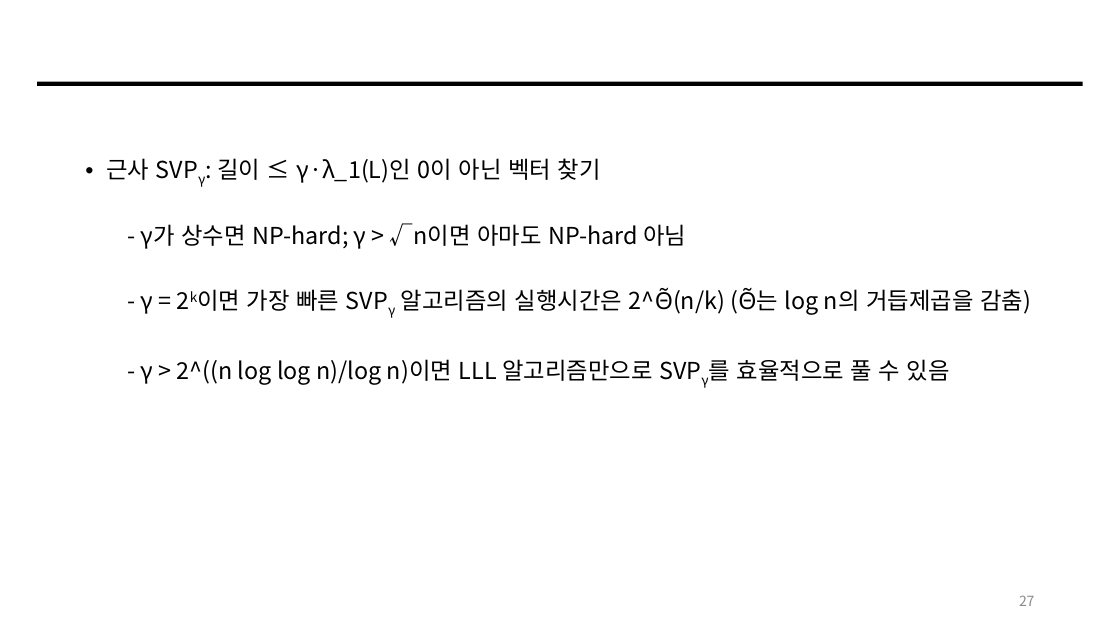
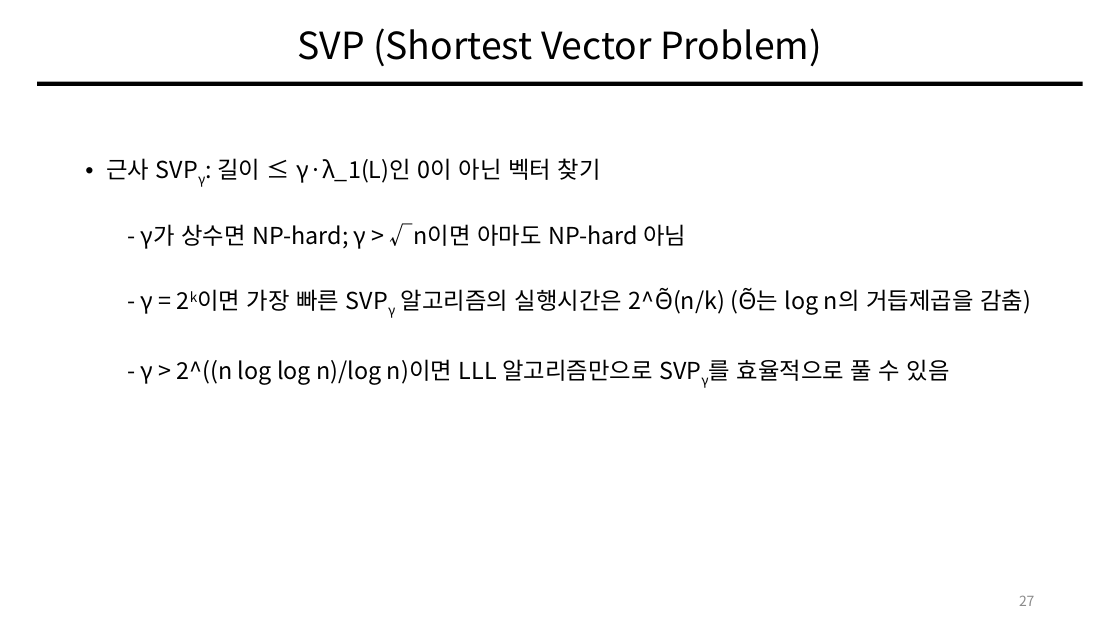
Before and after one commit to giyuubin/PQC, a slide deck: slide 27 of presentation/0716_4_Lattices.pptx. Drawn at 1120x630 pixels with LibreOffice and Linux fonts; fonts in the diff are those of the drawing. Boxes give left, top, right and bottom in pixels: in the first picture for what was removed or moved away, otherwise in the second. Text is boxed around its words. In the diff, an @@ line names an element or a change of style, - is before the commit and + after.

Commit message:
feat: fixed slide 27

```diff
--- a/presentation/0716_4_Lattices.pptx
+++ b/presentation/0716_4_Lattices.pptx
@@ title added at [297, 28, 822, 66], 32 pt, text #000000 @@
+SVP (Shortest Vector Problem)
```
